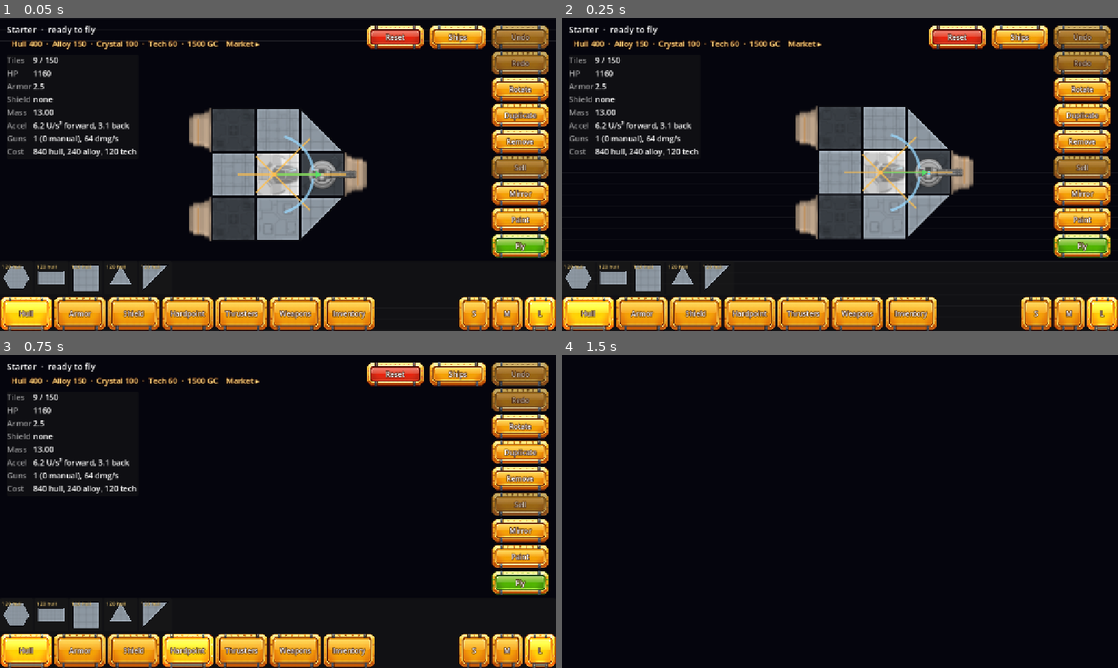
Above: before the commit, frames 1-4 (two rows, left to right).
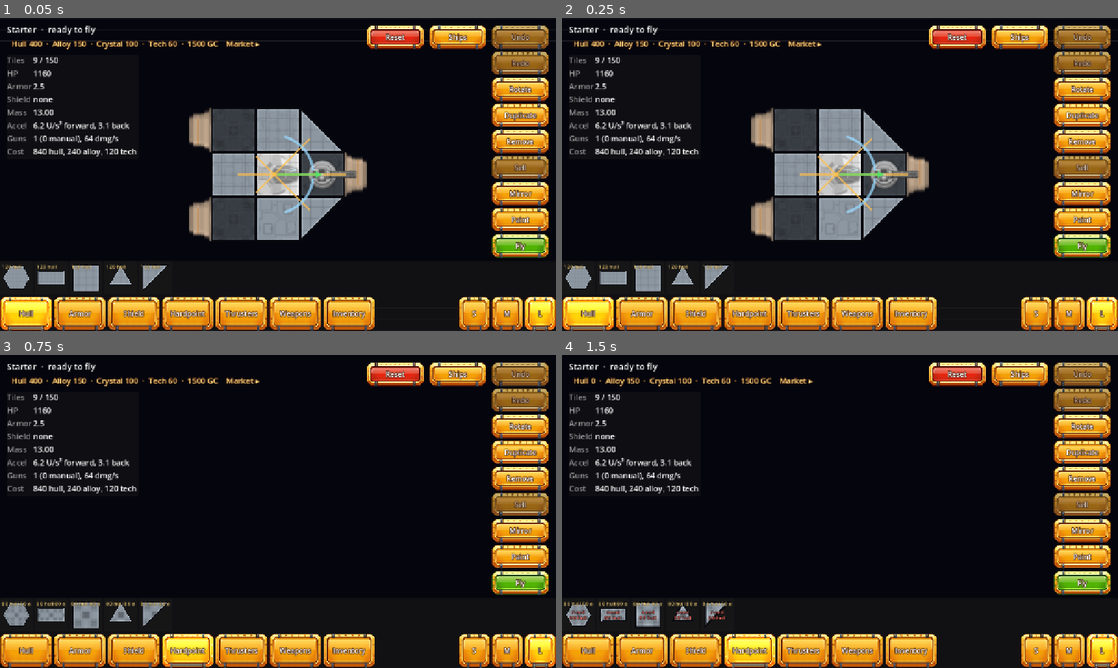
Above: after the commit, the same moments.

Repository: HermanRas/MobileSpaceShooter
Game: Godot game, scene res://dev_preview/drive_stocked.tscn
Same seed, same stepped clock (60 frames per second), same inputs: the game is played once before the commit and once after it. This scene is started directly instead of the project's main scene.
Inputs (mouse positions are in pixels of both pictures, inside the frame that each line leads up to):
- Up to frame 1 (0.05 s): no input
- Up to frame 2 (0.25 s): no input
- Up to frame 3 (0.75 s): click "Hardpoint" at 0.5 s
- Up to frame 4 (1.5 s): tap Enter at 1.25 s; drag from (578, 614) to (895, 442) at 1.27 s

Frame 1 is identical in both runs. In frame 2, 12% of the frame differs, in the area x 34-74%, y 28-72%; in frame 3, 1.2%; in frame 4, 20%, in the area x 0-100%, y 2-100%.

Commit message:
Hangar music at 75%; a selected tile shows its type and cost under the stats (owner)
Co-Authored-By: Claude Opus 5.5 <noreply@anthropic.com>

Diff:
--- a/game/data/audio.json
+++ b/game/data/audio.json
@@ -17,7 +17,7 @@
 		},
 		"hangar": {
 			"file": "res://assets/audio/music/hangar.ogg",
-			"db": -9
+			"db": -11.5
 		},
 		"combat": {
 			"file": "res://assets/audio/music/combat.ogg",
--- a/game/dev_preview/drive_stocked.gd
+++ b/game/dev_preview/drive_stocked.gd
@@ -20,6 +20,7 @@
 
 	await _step_the_stocked_hangar_opens()
 	await _step_a_gun_goes_off_into_the_inventory_and_back()
+	await _step_a_selected_tile_says_what_it_is()
 	await _step_a_part_dropped_on_sell_is_sold()
 	await _step_building_pays_and_a_short_wallet_refuses()
 	await _step_the_stock_survives_a_reload()
@@ -83,6 +84,26 @@
 	_check(back.size() == 1 and str(back[0]["gun"]) == id, "dragged back on, the same gun is fitted")
 	_check(_hangar.editor.stock.amount(&"gc") == gc, "for free")
 	_check(_card(id) == null, "and leaves the Inventory tab")
+
+
+## Owner, 2026-10-31: a hardpoint is hard to tell from hull by eye, so a selected tile names its
+## type and cost under the ship's stats.
+func _step_a_selected_tile_says_what_it_is() -> void:
+	var hardpoint := -1
+	for tile in _hangar.editor.blueprint.tiles:
+		if tile.type == &"hardpoint":
+			hardpoint = tile.id
+			break
+	_check(hardpoint >= 0, "the starter has a hardpoint")
+	_hangar._select(hardpoint)
+	await _frames(2)
+	var line: String = _hangar._stats._part.text
+	_check(_hangar._stats._part.visible and line.begins_with("Hardpoint") and "takes guns and thrusters" in line
+			and "cost " in line, "selecting it shows its type, what it takes and its cost (%s)" % line.replace("\n", " / "))
+	_save_shot("drive_stocked_tile_info.png")
+	_hangar._select(-1)
+	await _frames(1)
+	_check(not _hangar._stats._part.visible, "and deselecting clears it")
 
 
 func _step_a_part_dropped_on_sell_is_sold() -> void:
--- a/game/src/ui/hangar/hangar.gd
+++ b/game/src/ui/hangar/hangar.gd
@@ -952,10 +952,11 @@
 			"stats": started + last_refresh_usec - drawn}
 
 
-## The selected part, for the stats panel: "Gatling L3 · 40% to L4 · sells for 60 GC".
+## The selected part, for the stats panel: "Gatling L3 · 40% to L4 · sells for 60 GC", or the
+## selected tile's (owner, 2026-10-31: a hardpoint is hard to tell from hull by eye).
 func _part_text() -> String:
 	if _selected_mount < 0 or _selected_mount >= editor.blueprint.mounts.size():
-		return ""
+		return _tile_text()
 	var mount := editor.blueprint.mounts[_selected_mount]
 	var parts: PackedStringArray = []
 	if Mounting.is_weapon(mount):
@@ -976,6 +977,29 @@
 	if stocked():
 		parts.append("sells for %d GC" % editor.economy.sell_value(Economy.part_price(placement, mount))[Inventory.GC])
 	return "  ·  ".join(parts)
+
+
+## The selected tile, on two lines: "Hardpoint · M square · 80 HP" and "takes guns and thrusters ·
+## cost 120 hull, refunded when removed".
+func _tile_text() -> String:
+	var tile := editor.blueprint.tile_by_id(_selected)
+	if tile == null:
+		return ""
+	var def := placement.tiles.tile(tile.type)
+	var stats := def.stats(tile.size)
+	var parts: PackedStringArray = [String(tile.type).capitalize(), "%s %s" % [tile.size, tile.shape],
+			"%d HP" % roundi(float(stats.get("hp", 0)))]
+	if float(stats.get("armor", 0)) > 0.0:
+		parts.append("armour %d" % roundi(float(stats["armor"])))
+	if float(stats.get("shield_cap", 0)) > 0.0:
+		parts.append("shield %d" % roundi(float(stats["shield_cap"])))
+	var more: PackedStringArray = []
+	if def.has_mounts:
+		more.append("takes guns and thrusters")
+	var cost := def.cost(tile.size)
+	if not cost.is_empty():
+		more.append(("cost %s, refunded when removed" if stocked() else "costs %s in WaveTime") % Inventory.cost_text(cost))
+	return "  ·  ".join(parts) + ("\n" + "  ·  ".join(more) if not more.is_empty() else "")
 
 
 ## Each fitted inventory gun's level (item id -> level); empty in Creative.
Not shown, changed: Docs/PLAN.md
